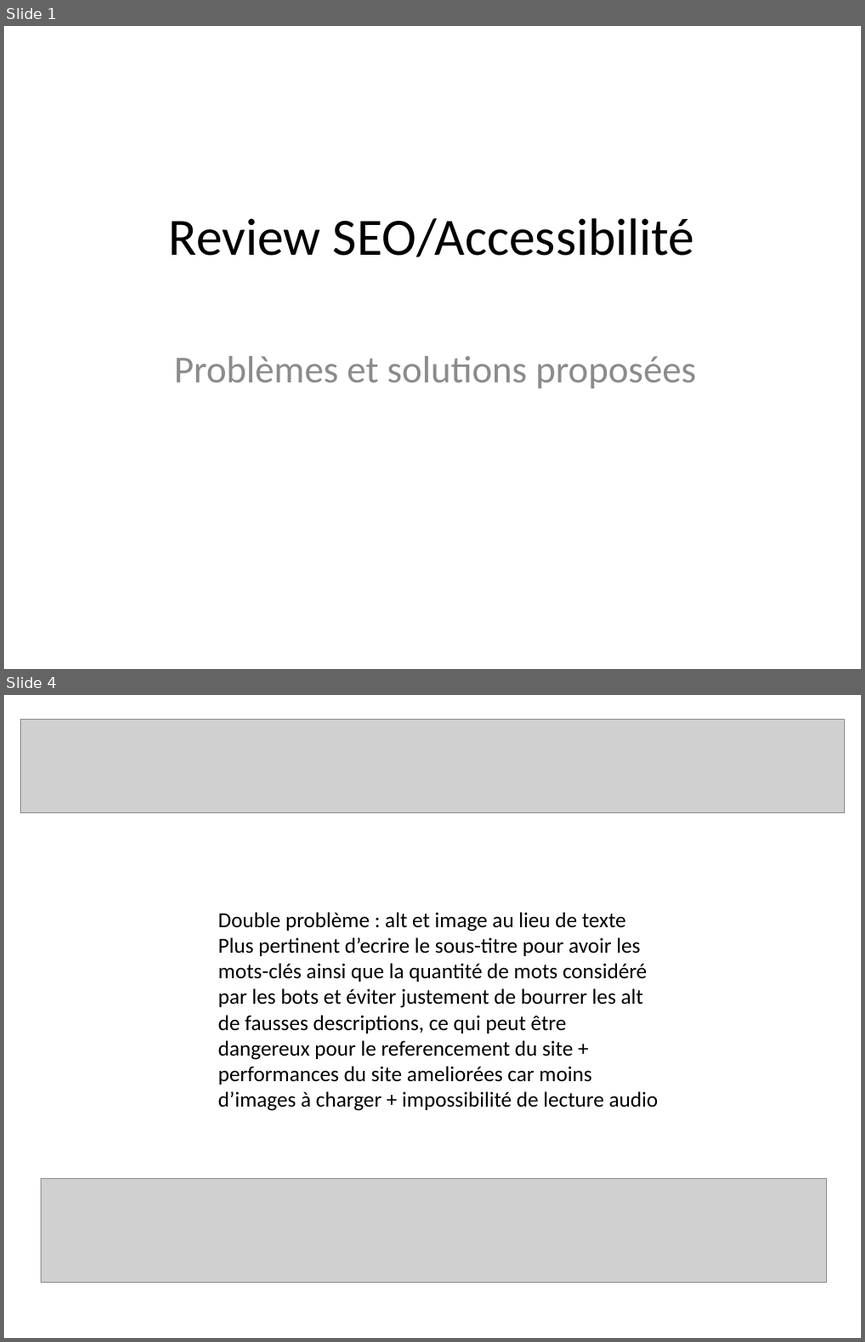
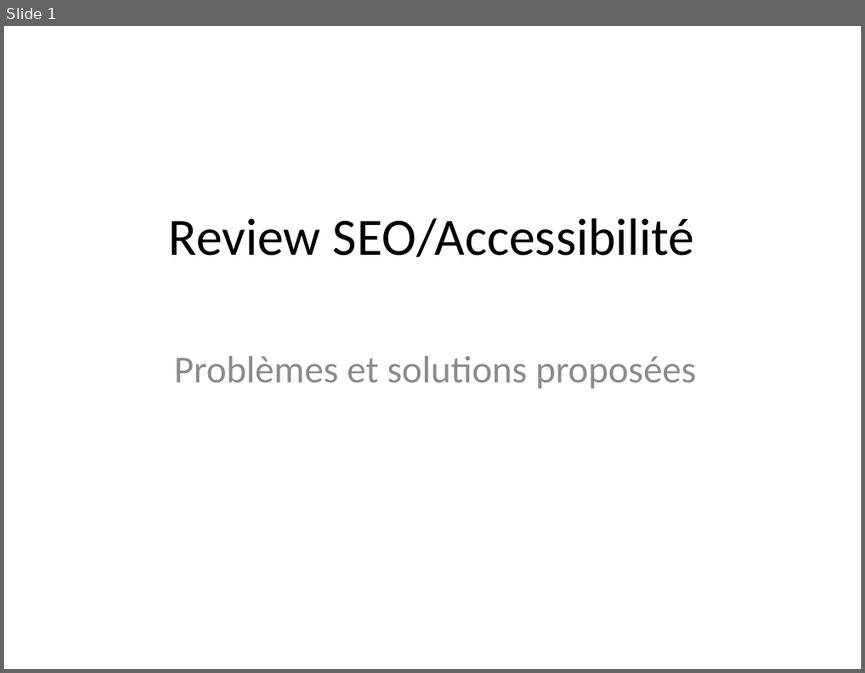
Before and after one commit to ttrasacc/ThomasTrasacco_03_15082021, a slide deck: projet4.pptx. Shown one above the other, each under a label of ours: slides 1 and 4 before the commit, slide 1 after it; the slides between them are not shown. The pictures are 865x1342 and 865x673 pixels, drawn with LibreOffice and Linux fonts; fonts in the diff are those of the drawing; grey boxes stand for pictures. Boxes give left, top, right and bottom in pixels: in the first picture for what was removed or moved away, otherwise in the second. Text is boxed around its words. In the diff, an @@ line names an element or a change of style, - is before the commit and + after.

```diff
--- a/projet4.pptx
+++ b/projet4.pptx
@@ slide 4 removed at bbox=[4, 695, 861, 1338], background #FFFFFF @@
@@ picture removed at bbox=[21, 720, 845, 813] @@
@@ text removed at bbox=[218, 912, 658, 1111] @@
-Double problème : alt et image au lieu de texte
-Plus pertinent d’ecrire le sous-titre pour avoir les mots-clés ainsi que la quantité de mots considéré par les bots et éviter justement de bourrer les alt de fausses descriptions, ce qui peut être dangereux pour le referencement du site + performances du site ameliorées car moins d’images à charger + impossibilité de lecture audio
@@ picture removed at bbox=[41, 1179, 827, 1281] @@
```
Also in this commit, not shown: 13 slides added, 8 other slides removed, 4 other files.
